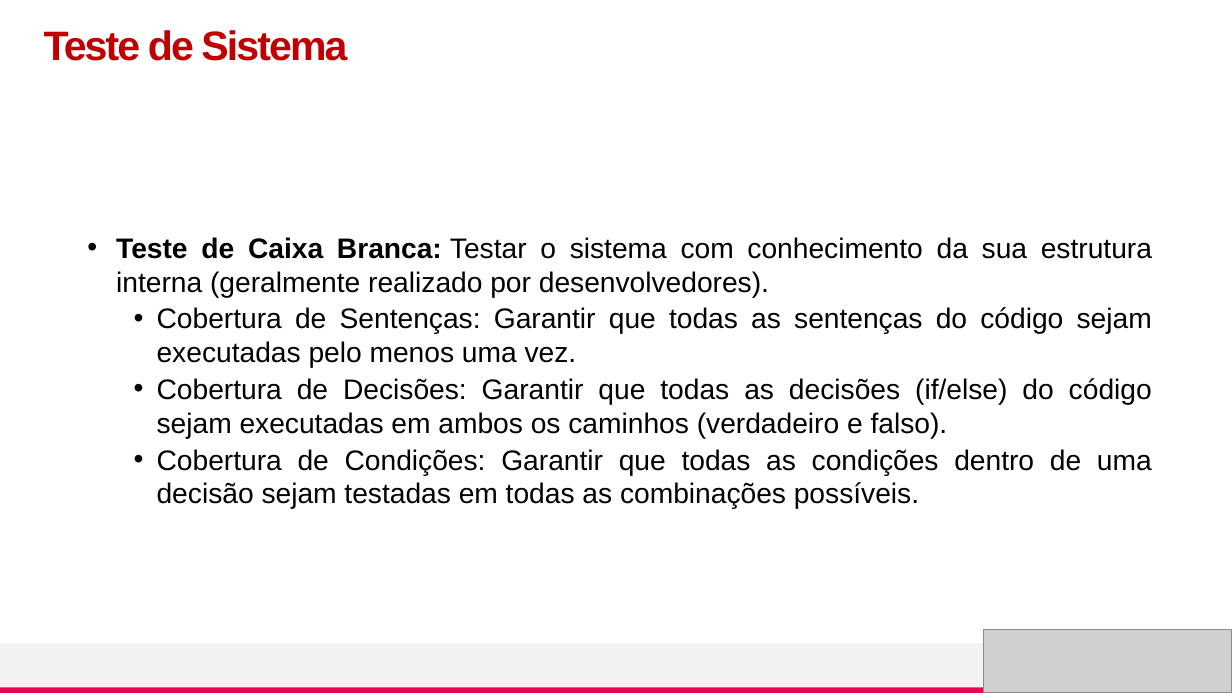
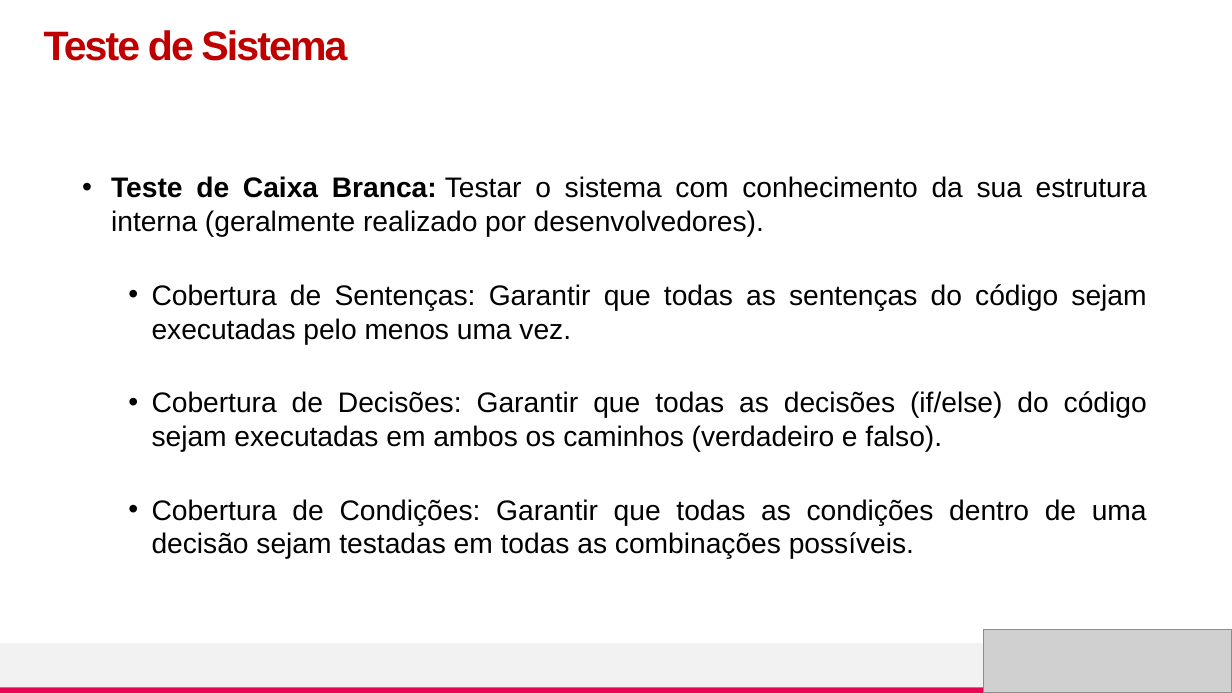
Before and after one commit to nandafretes/TSOFT, a slide deck: slide 10 of [TSOF] - Aula4_TesteSistema.pptx (slide 11 before the commit). Drawn at 1232x693 pixels with LibreOffice and Linux fonts; fonts in the diff are those of the drawing; grey boxes stand for pictures. Boxes give left, top, right and bottom in pixels: in the first picture for what was removed or moved away, otherwise in the second. Text is boxed around its words. In the diff, an @@ line names an element or a change of style, - is before the commit and + after.

```diff
--- a/[TSOF] - Aula4_TesteSistema.pptx
+++ b/[TSOF] - Aula4_TesteSistema.pptx
@@ text "Teste de Caixa Branca: Testar ..." rewrapped from (x1=116, y1=237, x2=1152, y2=509) to (x1=111, y1=176, x2=1147, y2=559) @@
```
Also in this commit, not shown: 4 other slides changed, 1 slide added, 5 slides removed, 4 other files.
